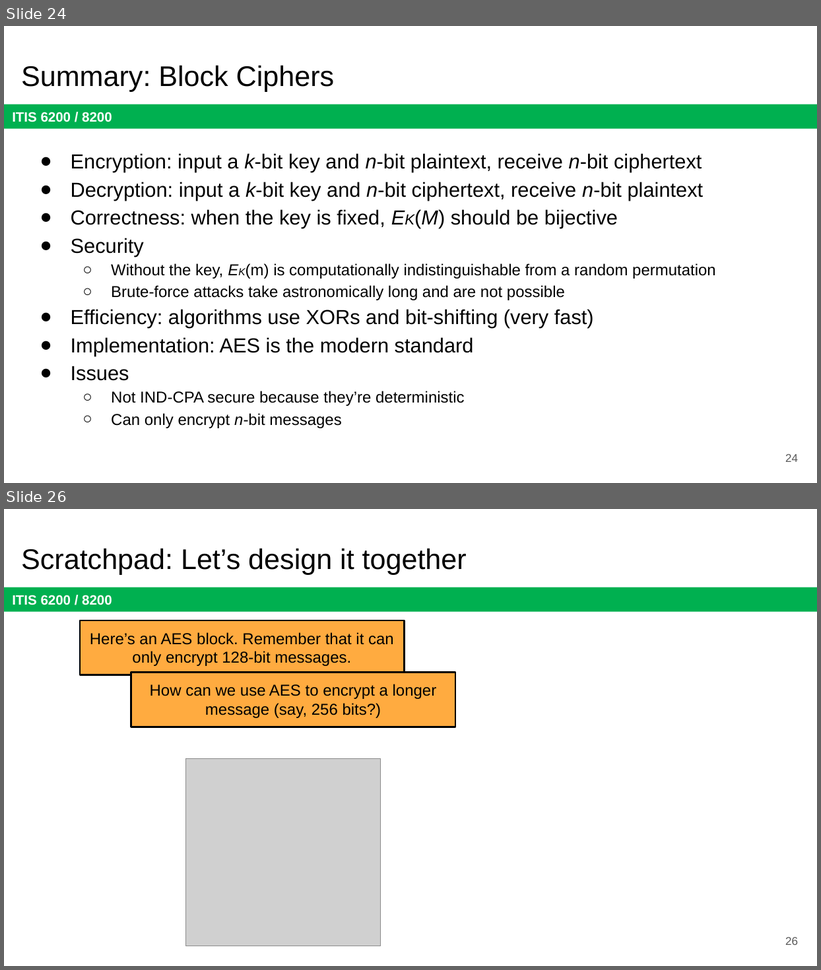
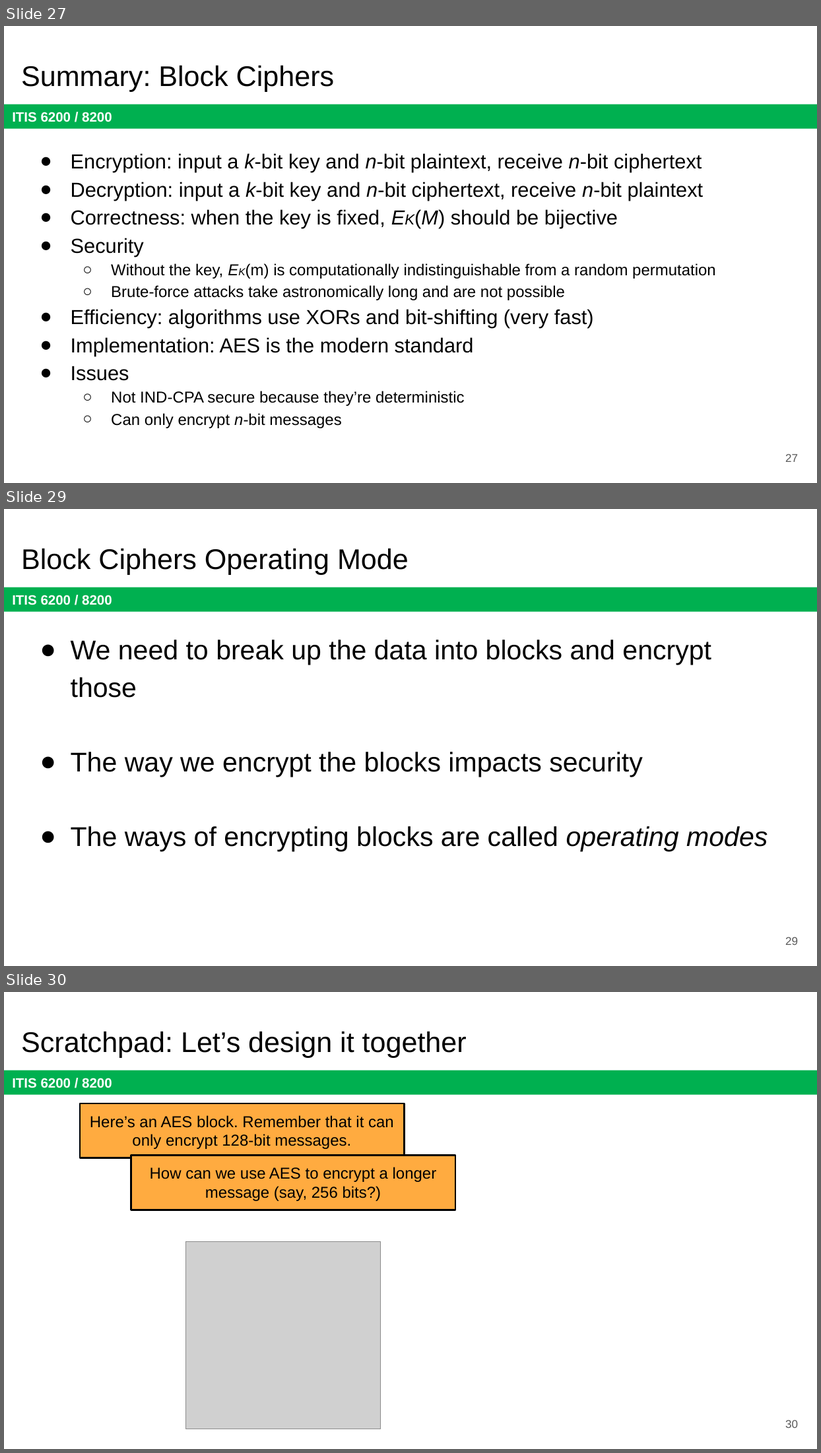
Before and after one commit to jx5c/github.io, a slide deck: teaching/ITIS6200/2023fa/lectures/lec03.pptx. Shown one above the other, each under a label of ours: slides 24 and 26 before the commit, slides 27, 29 and 30 after it; the slides between them are not shown. The pictures are 821x970 and 821x1453 pixels, drawn with LibreOffice and Linux fonts; fonts in the diff are those of the drawing; grey boxes stand for pictures. Boxes give left, top, right and bottom in pixels: in the first picture for what was removed or moved away, otherwise in the second. Text is boxed around its words. In the diff, an @@ line names an element or a change of style, - is before the commit and + after.

```diff
--- a/teaching/ITIS6200/2023fa/lectures/lec03.pptx
+++ b/teaching/ITIS6200/2023fa/lectures/lec03.pptx
@@ slide 29 added at [4,509,817,966], background #FFFFFF; not listed: 1 template element that a slide beside it also shows @@
@@ title added at [21,548,409,575], 25.2 pt, text #000000 @@
+Block Ciphers Operating Mode
@@ text added at [71,640,768,852], 24 pt, text #000000 @@
+● We need to break up the data into blocks and encrypt those
+● The way we encrypt the blocks impacts security
+● The ways of encrypting blocks are called operating modes
@@ page number added at [785,937,798,945], 10 pt, text #595959 @@
+29
@@ what was slide 24 is now slide 27 @@
@@ page number at [785,454,798,462]: text changed @@
-24
+27
@@ what was slide 26 is now slide 30 @@
@@ page number at [785,1420,798,1428]: text changed @@
-26
+30
```
Also in this commit, not shown: 8 slides changed, 5 other slides added, 2 slides removed, 1 other file.
